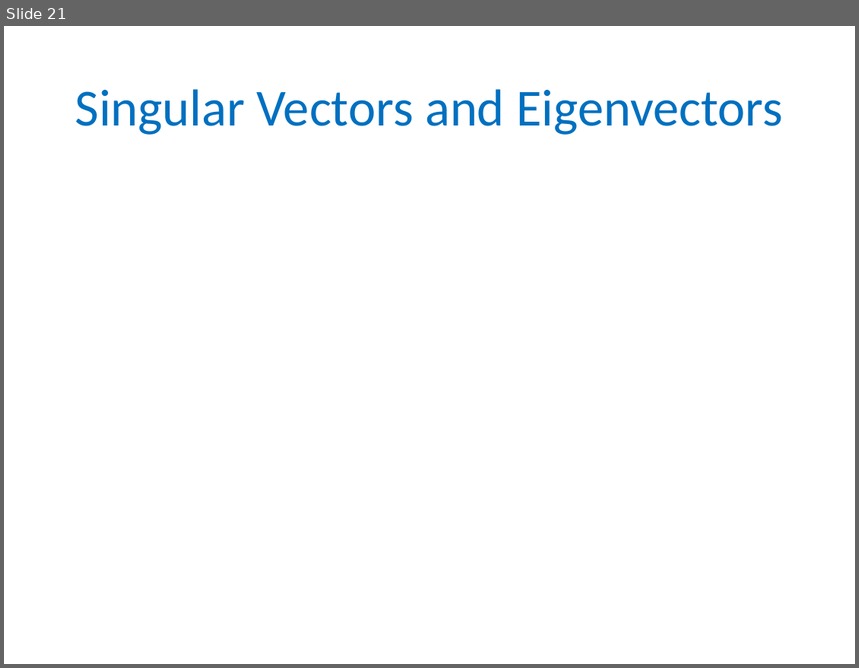
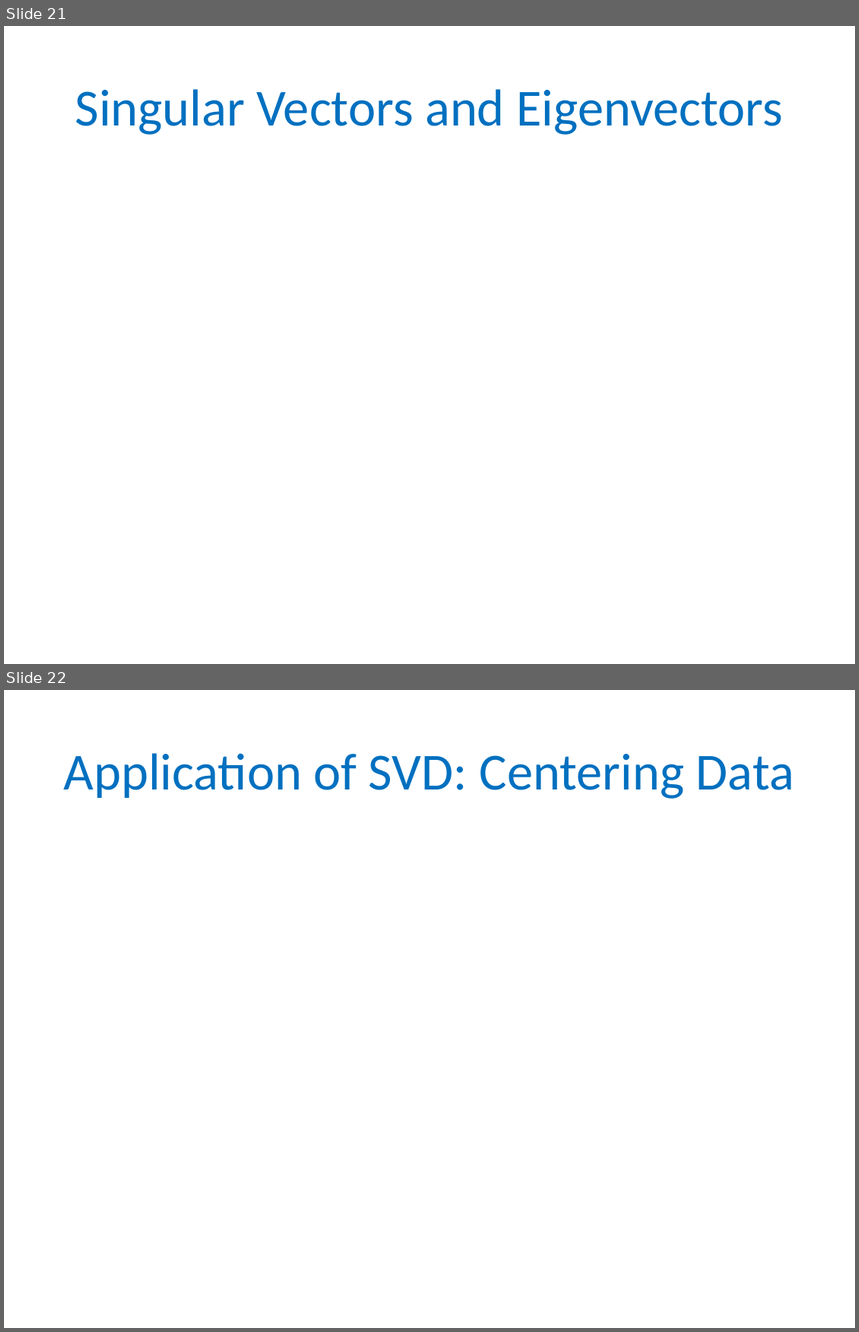
Before and after one commit to gyaroslavtsev/gyaroslavtsev.github.io, a slide deck: b609/lec04.pptx. Shown one above the other, each under a label of ours: slide 21 before the commit, slides 21 and 22 after it. The pictures are 859x668 and 859x1332 pixels, drawn with LibreOffice and Linux fonts; fonts in the diff are those of the drawing; grey boxes stand for pictures. Boxes give left, top, right and bottom in pixels: in the first picture for what was removed or moved away, otherwise in the second. Text is boxed around its words. In the diff, an @@ line names an element or a change of style, - is before the commit and + after.

```diff
--- a/b609/lec04.pptx
+++ b/b609/lec04.pptx
@@ slide 22 added at [4,690,855,1328], background #FFFFFF @@
@@ title added at [64,753,794,799], 44 pt, text #0070C0 @@
+Application of SVD: Centering Data
```
Also in this commit, not shown: 6 other slides added, 6 other files.
